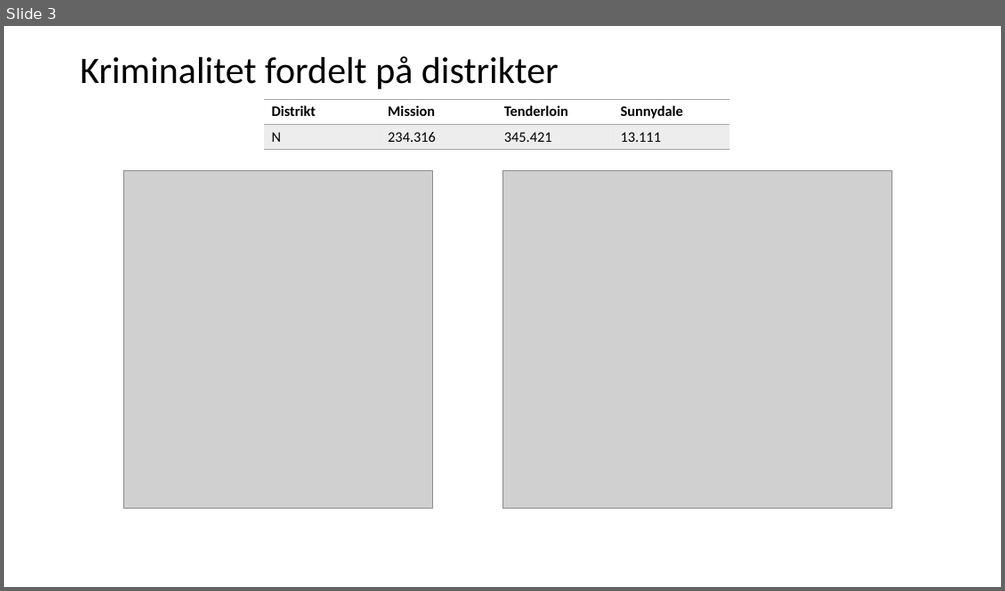
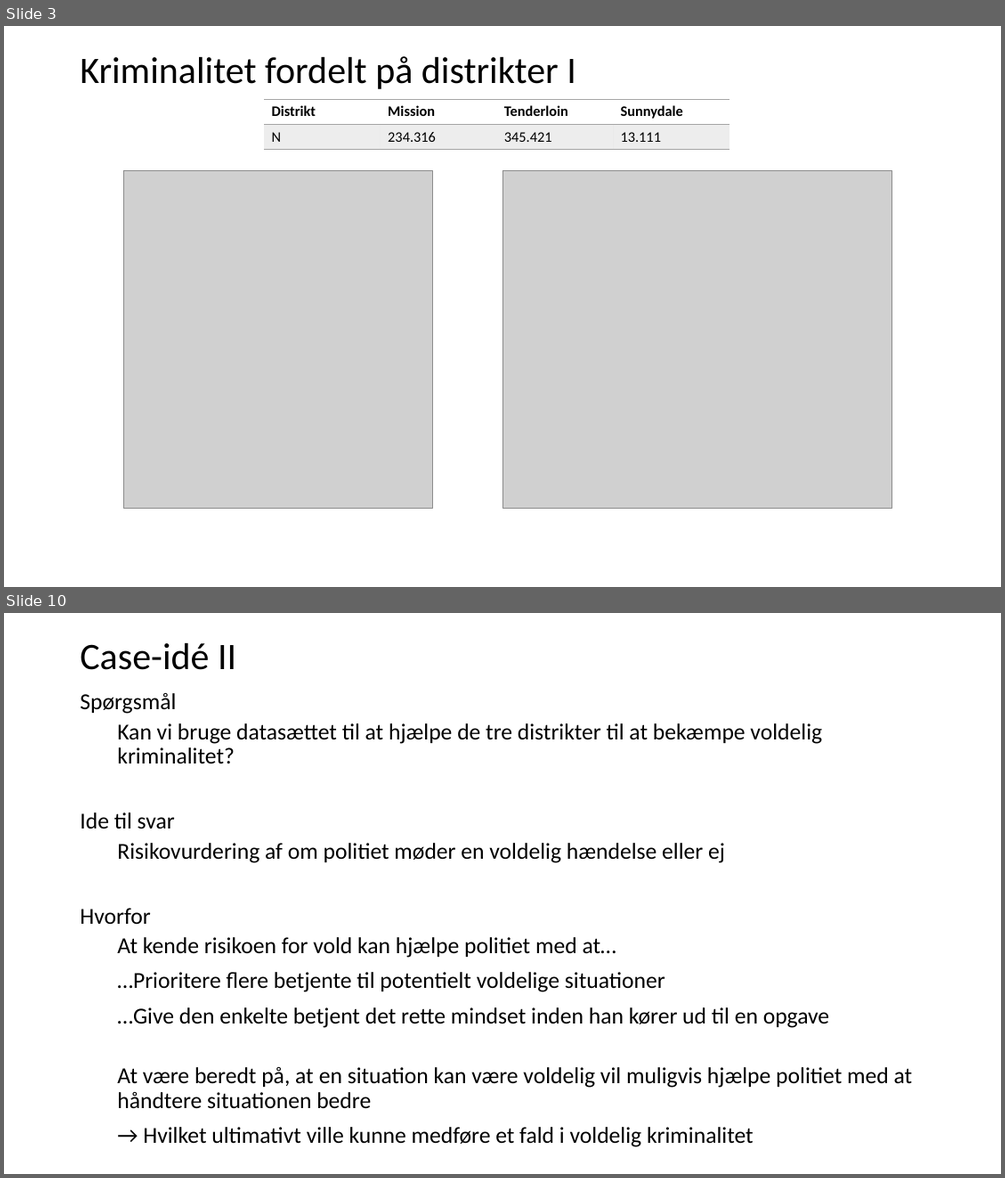
Before and after one commit to CarolineFuglsang/san_francisco_crime_data, a slide deck: presentation/San Francisco Crime Data.pptx. Shown one above the other, each under a label of ours: slide 3 before the commit, slides 3 and 10 after it; the slides between them are not shown. The pictures are 1005x591 and 1005x1178 pixels, drawn with LibreOffice and Linux fonts; fonts in the diff are those of the drawing; grey boxes stand for pictures. Boxes give left, top, right and bottom in pixels: in the first picture for what was removed or moved away, otherwise in the second. Text is boxed around its words. In the diff, an @@ line names an element or a change of style, - is before the commit and + after.

```diff
--- a/presentation/San Francisco Crime Data.pptx
+++ b/presentation/San Francisco Crime Data.pptx
@@ slide 10 added at <box>4,613,1001,1174</box>, background #FFFFFF @@
@@ text added at <box>80,643,236,670</box>, 36 pt, text #000000 @@
+Case-idé II
@@ text added at <box>80,693,913,1147</box>, 22 pt, text #000000 @@
+Spørgsmål
+  Kan vi bruge datasættet til at hjælpe de tre distrikter til at bekæmpe voldelig kriminalitet?
+Ide til svar
+  Risikovurdering af om politiet møder en voldelig hændelse eller ej
+Hvorfor
+  At kende risikoen for vold kan hjælpe politiet med at…
+  …Prioritere flere betjente til potentielt voldelige situationer
+  …Give den enkelte betjent det rette mindset inden han kører ud til en opgave
+  At være beredt på, at en situation kan være voldelig vil muligvis hjælpe politiet med at håndtere situationen bedre
+  → Hvilket ultimativt ville kunne medføre et fald i voldelig kriminalitet
@@ slide 3 changed as well @@
@@ title at <box>80,56,576,89</box>: text changed @@
-Kriminalitet fordelt på distrikter
+Kriminalitet fordelt på distrikter I
```
Also in this commit, not shown: 1 other slide changed, 9 other slides added, 6 slides removed.
